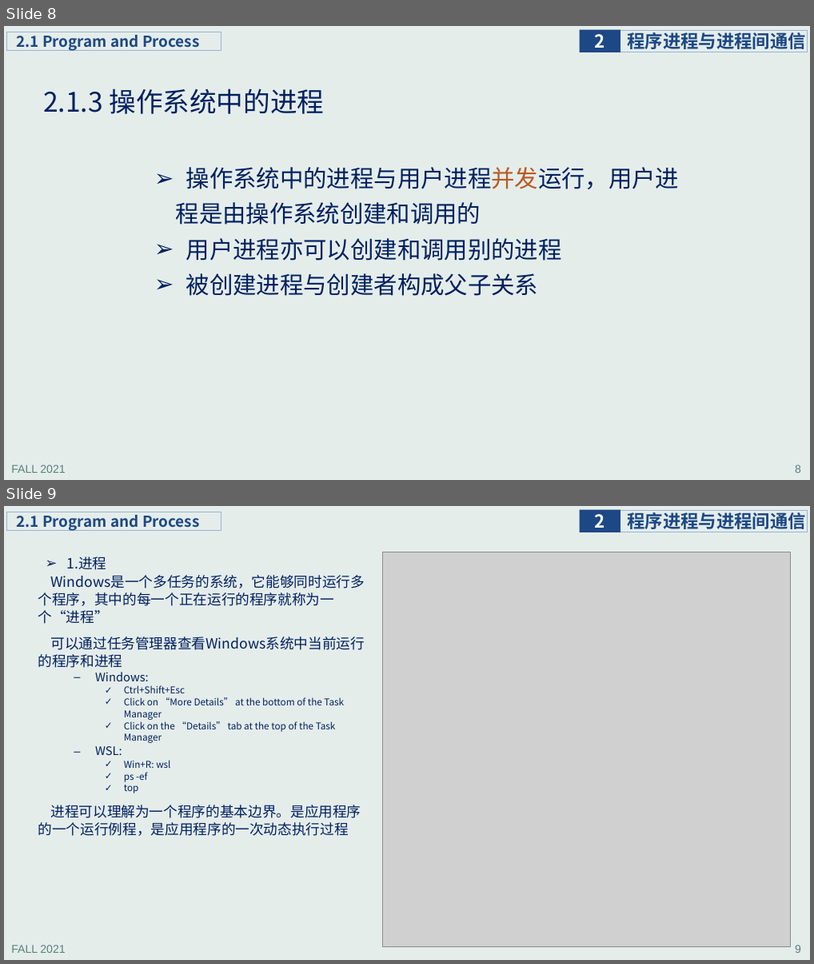
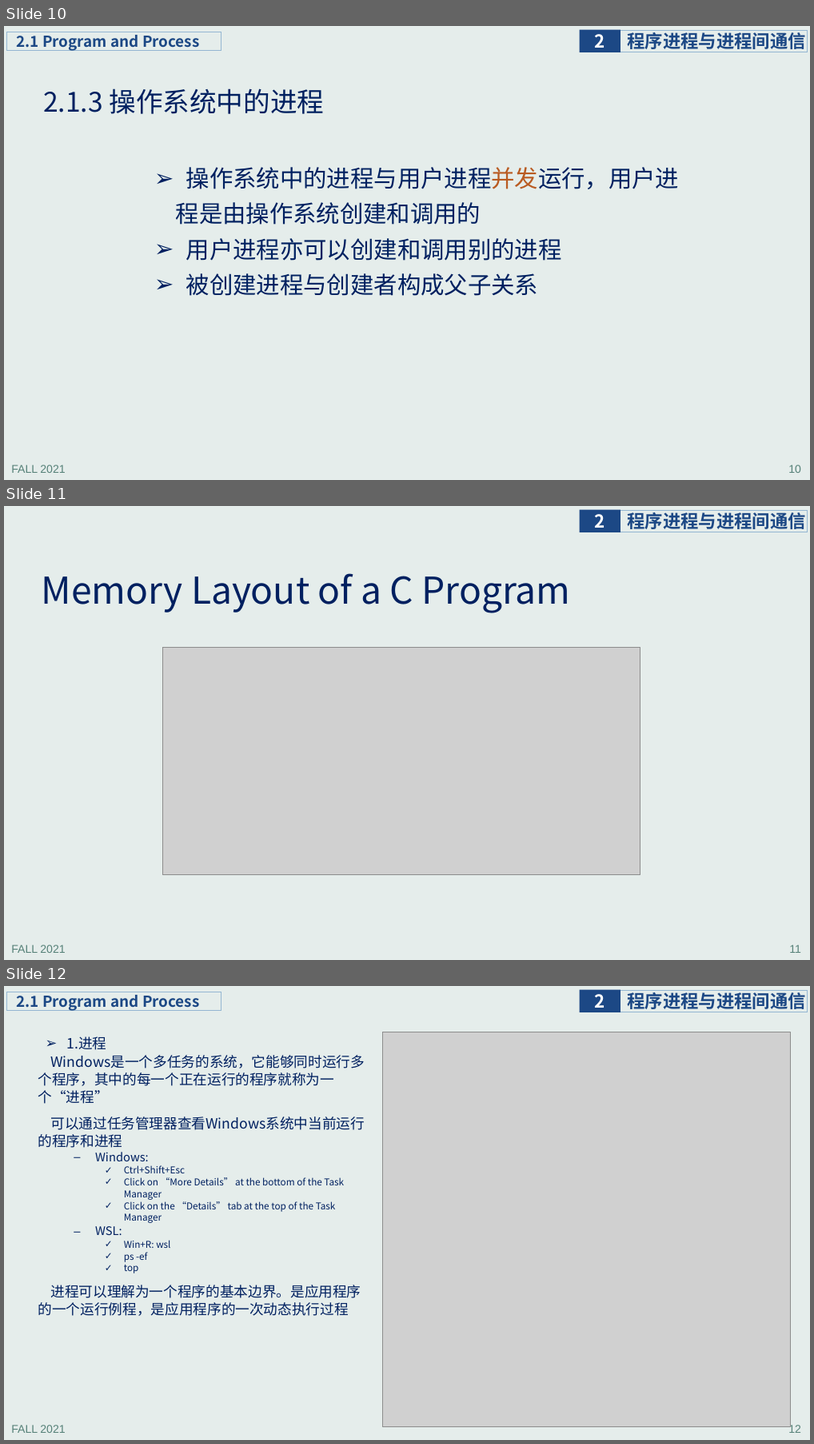
Before and after one commit to principleWindows/win-principle-2021, a slide deck: slides/instruction/principleWindows_2.pptx. Shown one above the other, each under a label of ours: slides 8 and 9 before the commit, slides 10, 11 and 12 after it. The pictures are 814x964 and 814x1444 pixels, drawn with LibreOffice and Linux fonts; fonts in the diff are those of the drawing; grey boxes stand for pictures. Boxes give left, top, right and bottom in pixels: in the first picture for what was removed or moved away, otherwise in the second. Text is boxed around its words. In the diff, an @@ line names an element or a change of style, - is before the commit and + after.

```diff
--- a/slides/instruction/principleWindows_2.pptx
+++ b/slides/instruction/principleWindows_2.pptx
@@ slide 11 added at <box>4,506,810,960</box>, background #E5EDEB; not listed: 4 template elements that a slide beside it also shows @@
@@ title added at <box>42,573,570,613</box>, 44 pt, text #002060 @@
+Memory Layout of a C Program
@@ picture added at <box>162,648,641,875</box> @@
@@ what was slide 8 is now slide 10 @@
@@ page number at <box>789,464,802,472</box>: text changed @@
-8
+10
@@ what was slide 9 is now slide 12 @@
@@ page number at <box>789,1424,802,1432</box>: text changed @@
-9
+12
```
Also in this commit, not shown: 1 slide changed, 3 other slides added, 3 other files.
